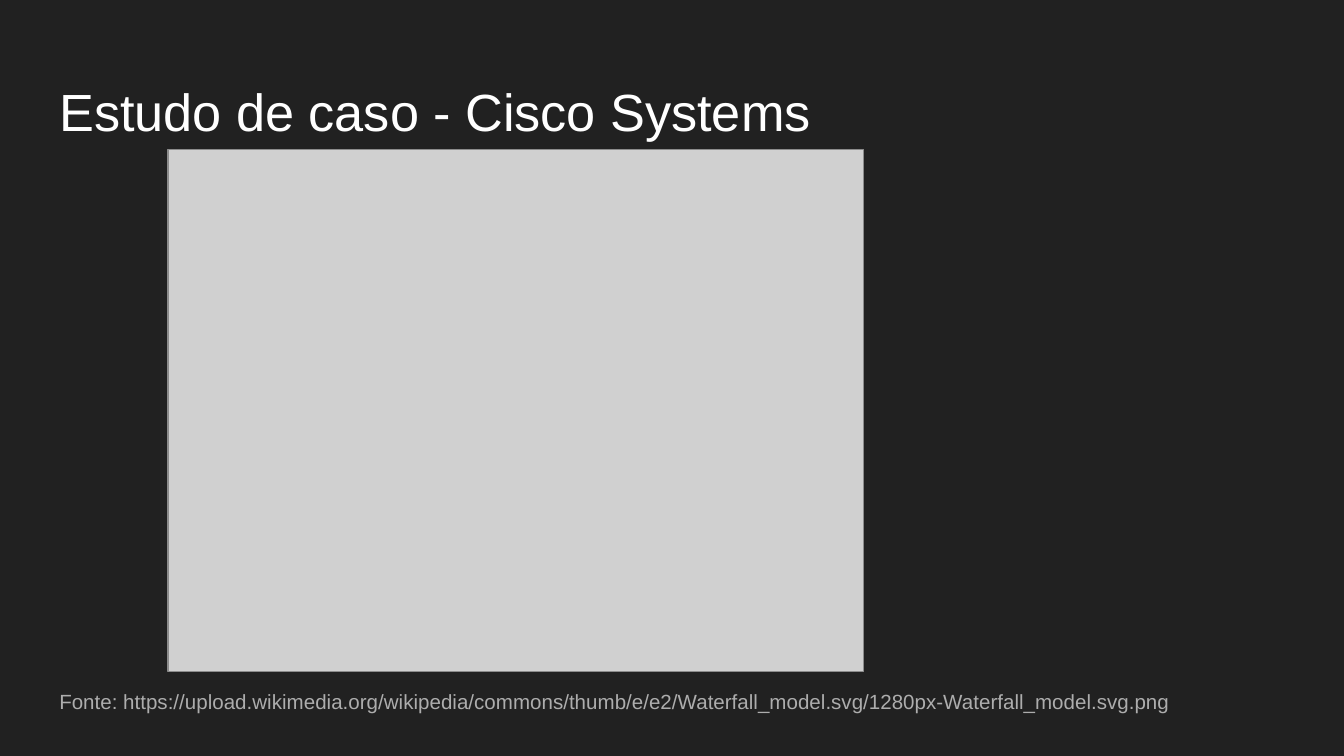
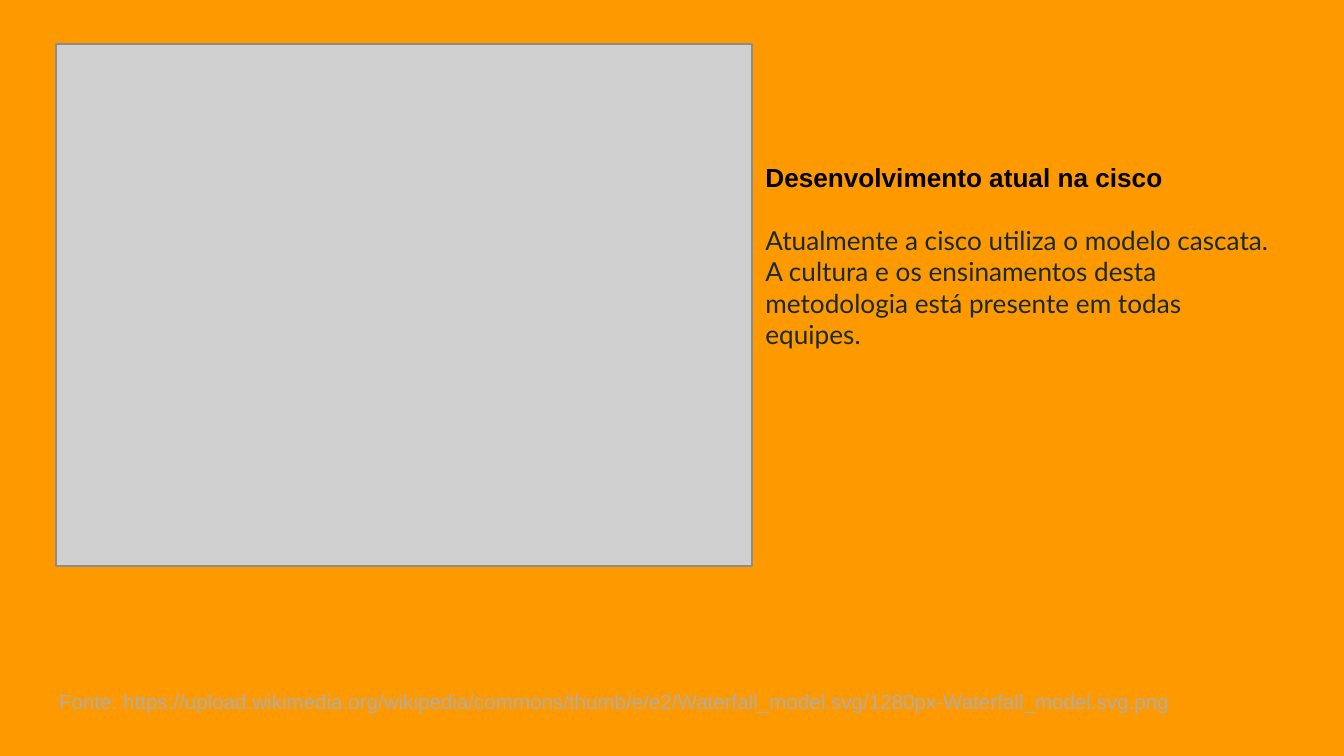
Before and after one commit to fga-eps-mds/A-Disciplina-MDS-EPS, a slide deck: slide 4 of GPP_Material/12-Cisco Systems/Transição para o novo ágil e o modelo de desenvolvimento de produto.pptx (slide 5 before the commit). Drawn at 1344x756 pixels with LibreOffice and Linux fonts; fonts in the diff are those of the drawing; grey boxes stand for pictures. Boxes give left, top, right and bottom in pixels: in the first picture for what was removed or moved away, otherwise in the second. Text is boxed around its words. In the diff, an @@ line names an element or a change of style, - is before the commit and + after.

Commit message:
Add slide of Cisco Systems after corrections.

```diff
--- a/GPP_Material/12-Cisco Systems/Transição para o novo ágil e o modelo de desenvolvimento de produto.pptx
+++ b/GPP_Material/12-Cisco Systems/Transição para o novo ágil e o modelo de desenvolvimento de produto.pptx
@@ background #212121 to #FF9900 @@
@@ picture: place and size @@
-picture at (168,149,864,671)
+picture at (56,44,753,566)
@@ title removed at (59,93,810,141) @@
-Estudo de caso - Cisco Systems
@@ text added at (765,168,1268,349), 14 pt, text #182A2E @@
+Desenvolvimento atual na cisco
+Atualmente a cisco utiliza o modelo cascata. A cultura e os ensinamentos desta metodologia está presente em todas equipes.
```
Also in this commit, not shown: 9 other slides changed, 7 slides added, 4 slides removed, 1 other file.
